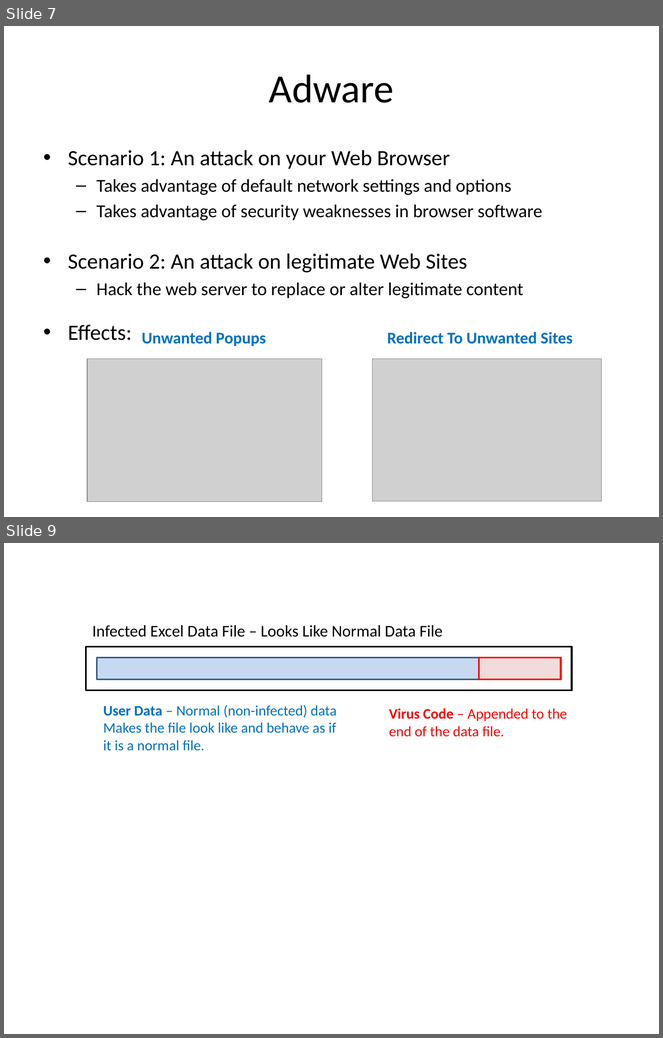
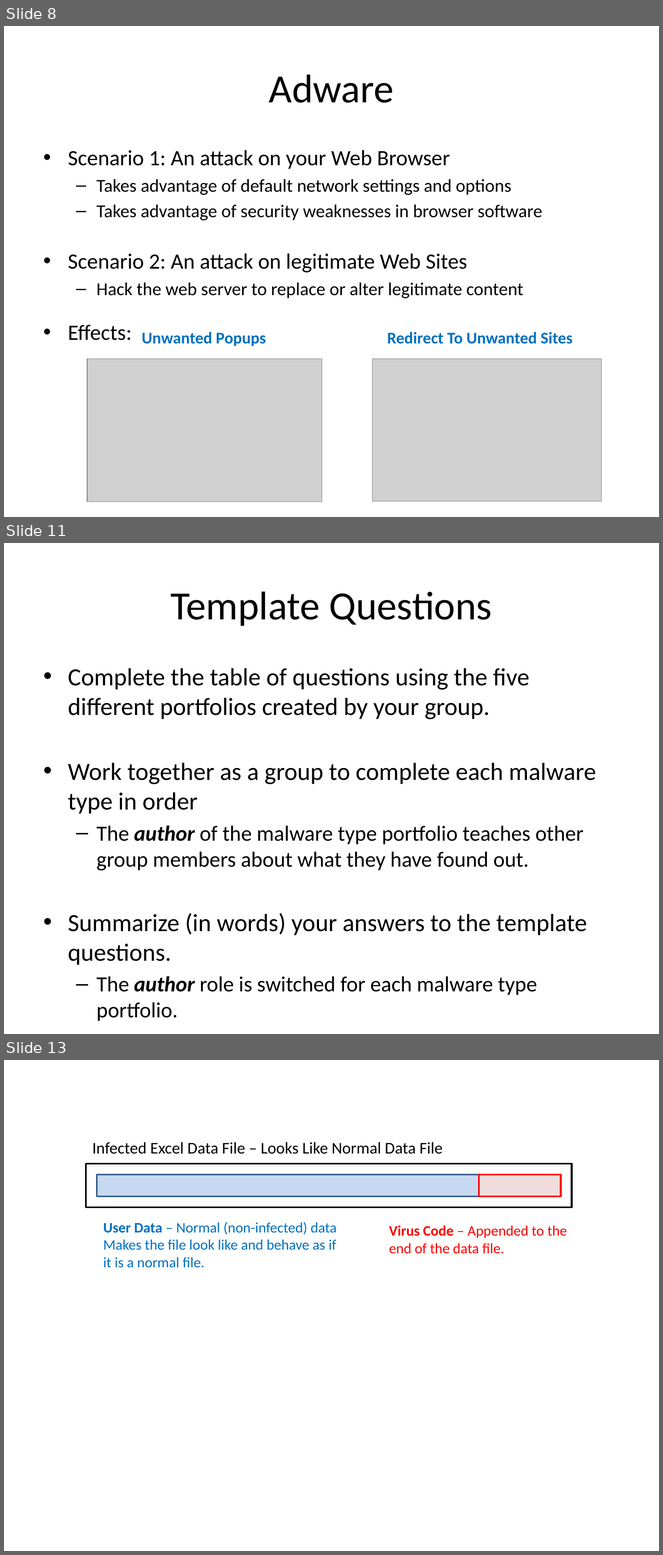
Before and after one commit to Greg5519/ICS2O0, a slide deck: Topic A Understanding Computers/A.4 Lesson - Types Of Malware.pptx. Shown one above the other, each under a label of ours: slides 7 and 9 before the commit, slides 8, 11 and 13 after it; the slides between them are not shown. The pictures are 663x1038 and 663x1555 pixels, drawn with LibreOffice and Linux fonts; fonts in the diff are those of the drawing; grey boxes stand for pictures. Boxes give left, top, right and bottom in pixels: in the first picture for what was removed or moved away, otherwise in the second. Text is boxed around its words. In the diff, an @@ line names an element or a change of style, - is before the commit and + after.

```diff
--- a/Topic A Understanding Computers/A.4 Lesson - Types Of Malware.pptx
+++ b/Topic A Understanding Computers/A.4 Lesson - Types Of Malware.pptx
@@ slide 11 added at box(4, 543, 659, 1034), background #FFFFFF @@
@@ title added at box(170, 591, 492, 626), 44 pt, text #000000 @@
+Template Questions
@@ text added at box(68, 668, 596, 992), 27.2 pt, text #000000 @@
+• Complete the table of questions using the five different portfolios created by your group.
+• Work together as a group to complete each malware type in order
+  – The author of the malware type portfolio teaches other group members about what they have found out.
+• Summarize (in words) your answers to the template questions.
+  – The author role is switched for each malware type portfolio.
@@ what was slide 7 is now slide 8 @@
@@ what was slide 9 is now slide 13 @@
```
Also in this commit, not shown: 3 other slides added, 4 other files.
